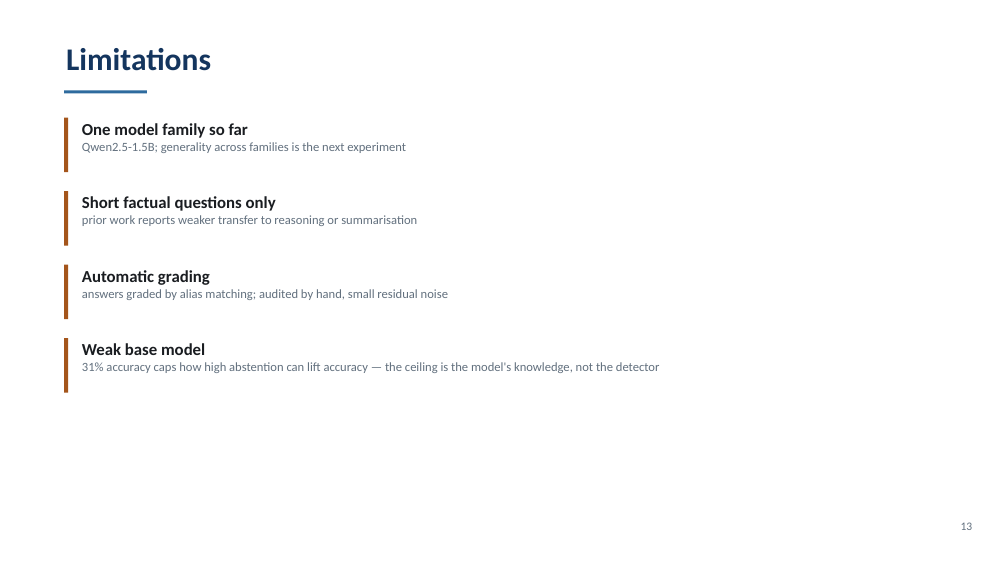
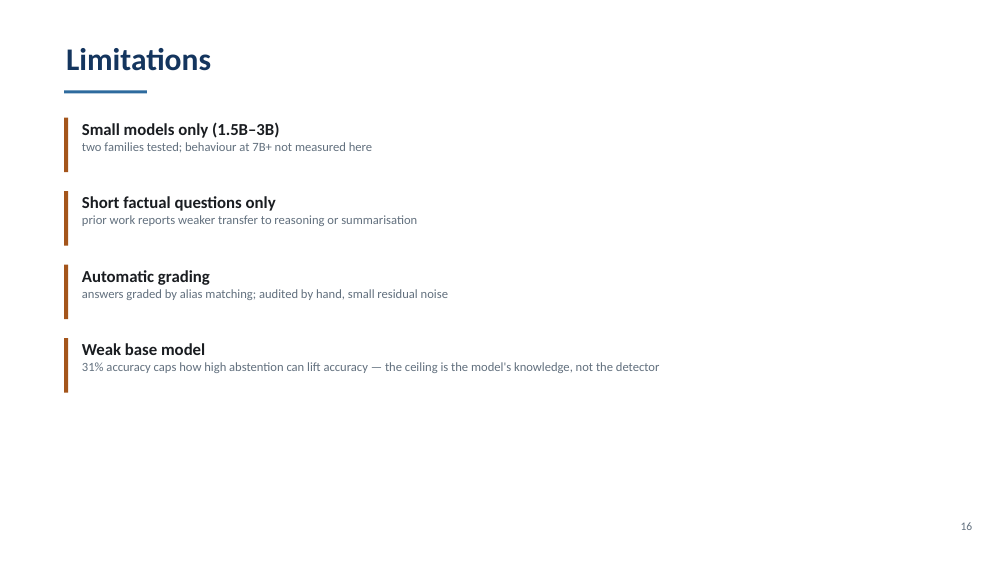
Before and after one commit to Raghuramjella/hallucination-probe, a slide deck: slide 16 of Final_Review_PPT.pptx (slide 13 before the commit). Drawn at 1008x567 pixels with LibreOffice and Linux fonts; fonts in the diff are those of the drawing. Boxes give left, top, right and bottom in pixels: in the first picture for what was removed or moved away, otherwise in the second. Text is boxed around its words. In the diff, an @@ line names an element or a change of style, - is before the commit and + after.

```diff
--- a/Final_Review_PPT.pptx
+++ b/Final_Review_PPT.pptx
@@ text at (82,122,372,152): text changed @@
-One model family so far
-Qwen2.5-1.5B; generality across families is the next experiment
+Small models only (1.5B–3B)
+two families tested; behaviour at 7B+ not measured here
```
Also in this commit, not shown: 5 other slides changed, 3 slides added, 28 other files.
